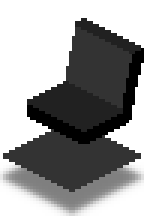
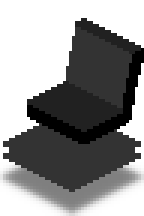
Layered file, before and after one edit (144×216). Changes by layer:
added layer "Base copy" above "Base" over bbox(3, 123, 141, 150)
